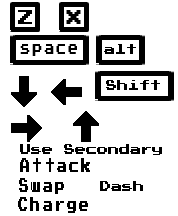
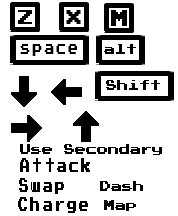
The second 178×216 image is a revision of the first. Changes to its layers:
added layer "Map" above "Layer 8" over 104, 200, 136, 211
added layer "Layer 8" above "Layer 2" over 104, 3, 134, 33
added layer "M" above "Dash" over 111, 10, 127, 26
